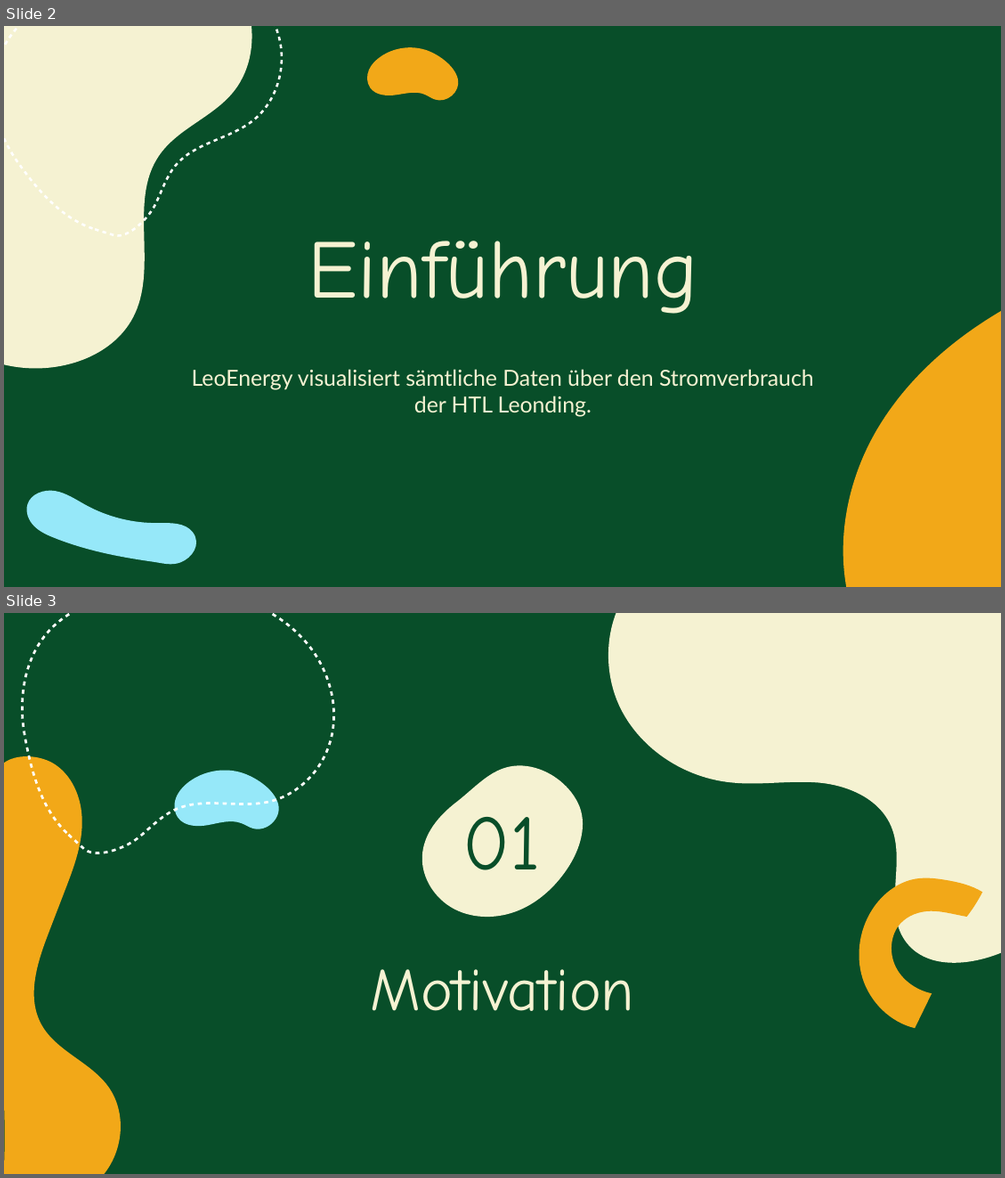
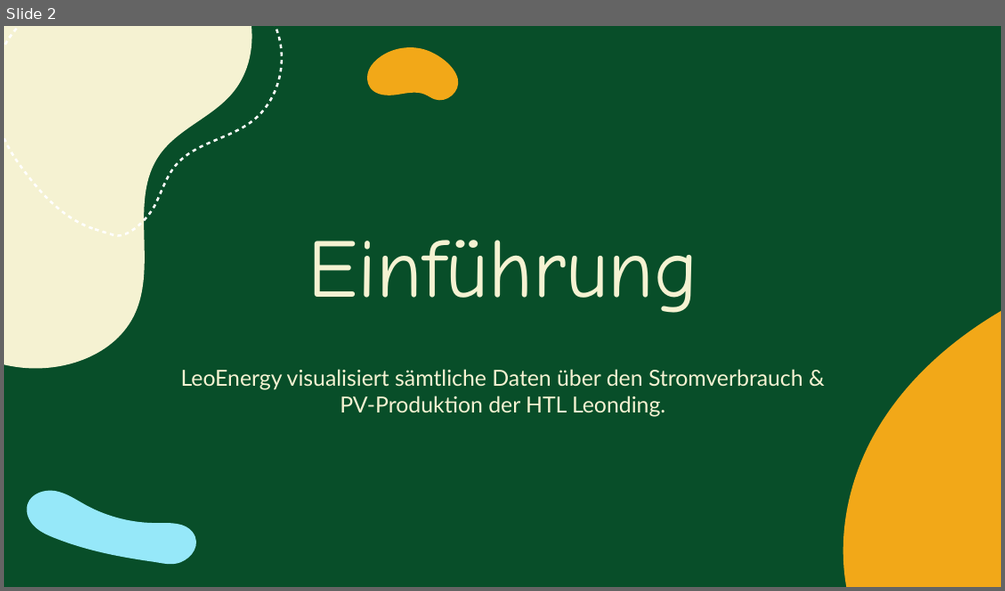
Before and after one commit to BjelakDenis/2324-4bhif-syp-project-iot-dashboard, a slide deck: LeoEnergy.pptx. Shown one above the other, each under a label of ours: slides 2 and 3 before the commit, slide 2 after it. The pictures are 1005x1178 and 1005x591 pixels, drawn with LibreOffice and Linux fonts; fonts in the diff are those of the drawing. Boxes give left, top, right and bottom in pixels: in the first picture for what was removed or moved away, otherwise in the second. Text is boxed around its words. In the diff, an @@ line names an element or a change of style, - is before the commit and + after.

```diff
--- a/LeoEnergy.pptx
+++ b/LeoEnergy.pptx
@@ slide 3 removed at (4,613,1001,1174), background #084E29 @@
@@ freeform shape removed at (4,613,355,892) @@
@@ freeform shape removed at (580,613,1001,1038) @@
@@ freeform shape removed at (165,746,287,867) @@
@@ freeform shape removed at (4,756,121,1174) @@
@@ freeform shape removed at (421,765,582,917) @@
@@ title removed at (463,817,542,870) @@
-01
@@ freeform shape removed at (852,873,993,1031) @@
@@ title removed at (371,969,635,1011) @@
-Motivation
@@ slide 2 changed as well @@
@@ freeform shape at (4,26,366,427): outline redrawn @@
@@ freeform shape at (756,164,1001,587): outline redrawn @@
@@ subtitle at (181,369,803,417): text changed @@
-LeoEnergy visualisiert sämtliche Daten über den Stromverbrauch der HTL Leonding.
+LeoEnergy visualisiert sämtliche Daten über den Stromverbrauch & PV-Produktion der HTL Leonding.
```
Also in this commit, not shown: 6 other slides changed, 2 slides added, 3 other slides removed, 1 other file.
